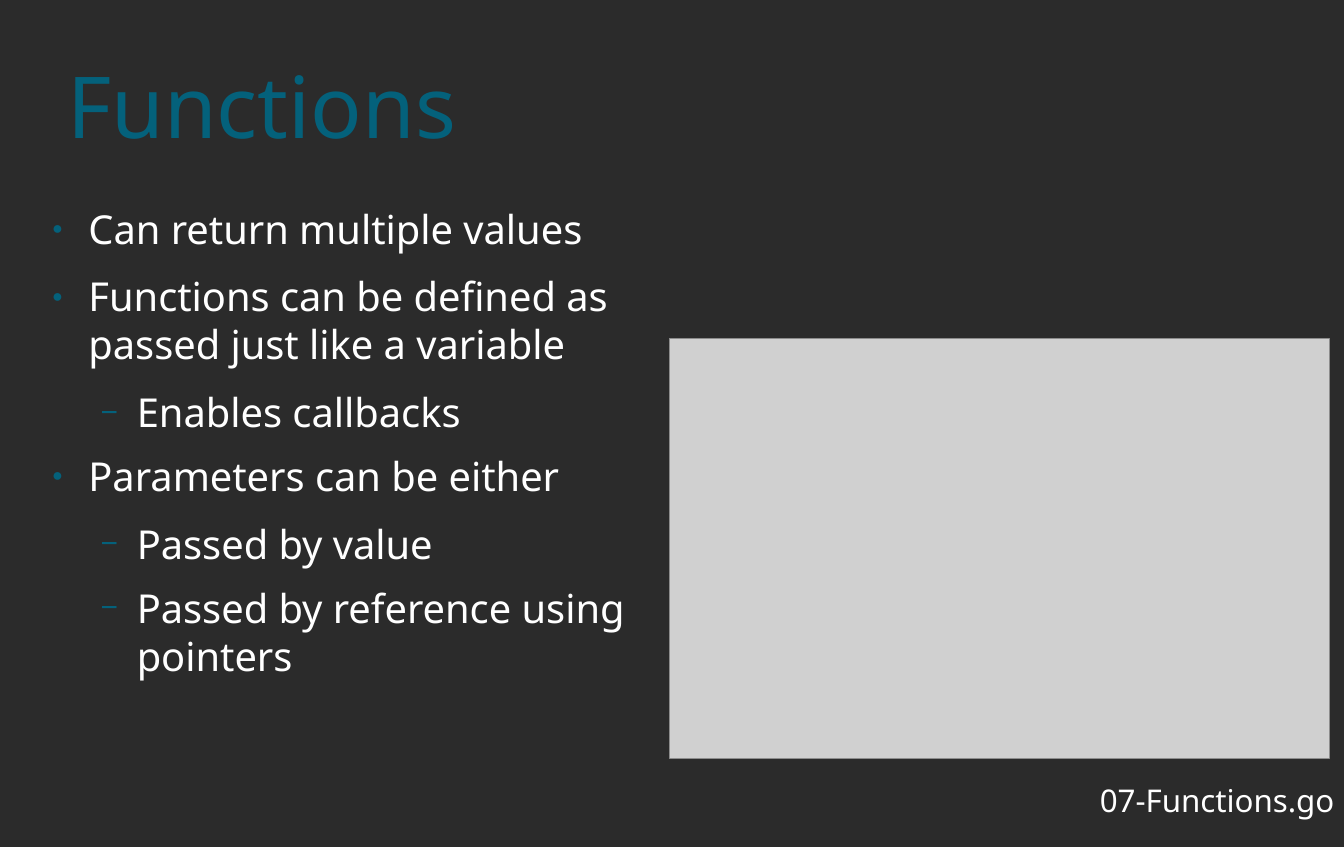
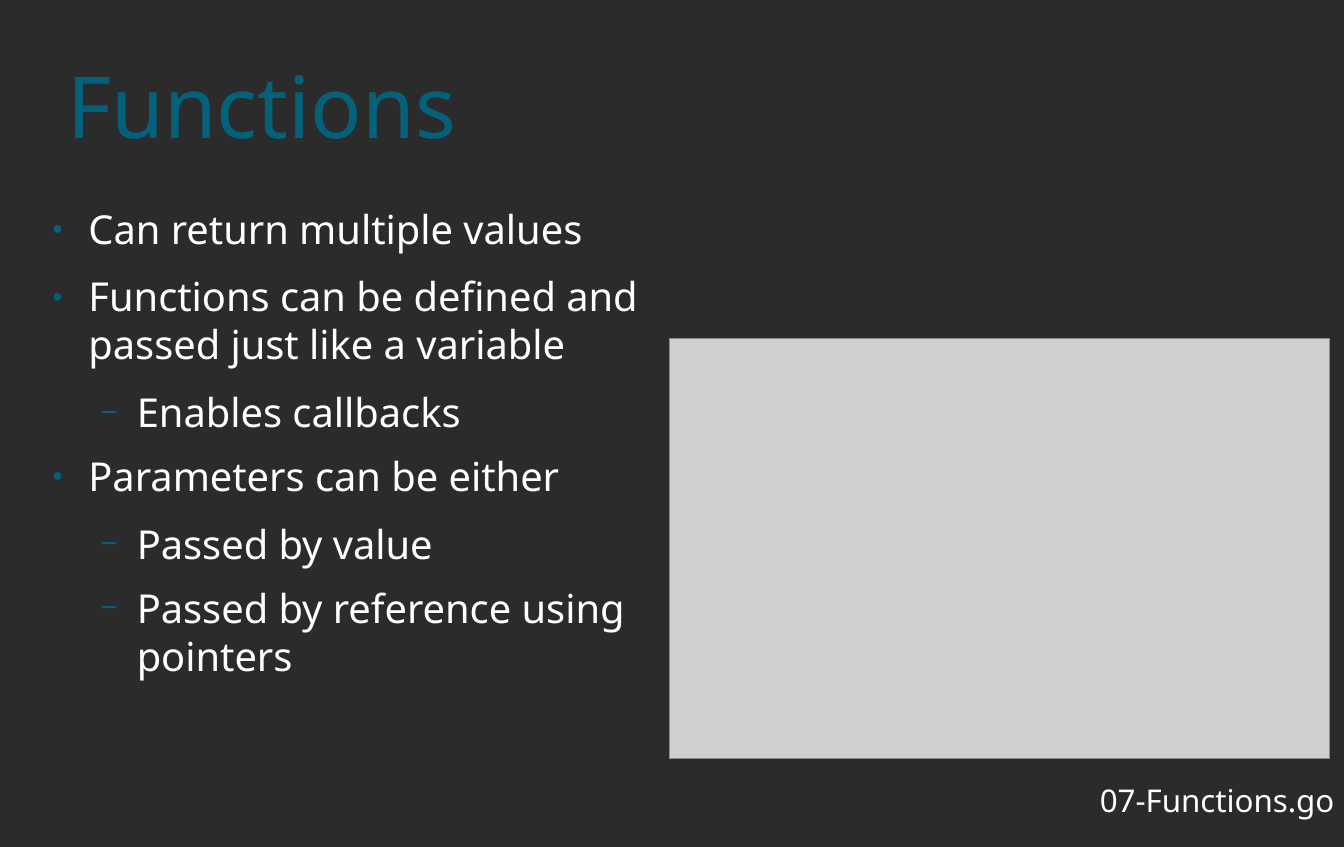
Before and after one commit to kgolding/present-go-intro, a slide deck: slide 14 of Go-Introduction.odp. Drawn at 1344x847 pixels with LibreOffice and Linux fonts; fonts in the diff are those of the drawing; grey boxes stand for pictures; background and template pictures are left out; a plain dark background stands for a picture behind light text. Boxes give left, top, right and bottom in pixels: in the first picture for what was removed or moved away, otherwise in the second. Text is boxed around its words. In the diff, an @@ line names an element or a change of style, - is before the commit and + after.

```diff
--- a/Go-Introduction.odp
+++ b/Go-Introduction.odp
@@ text at (88, 280, 637, 369): text changed @@
-● Functions can be defined as passed just like a variable
+● Functions can be defined and passed just like a variable
```
Also in this commit, not shown: 1 other slide changed, 1 other file.
